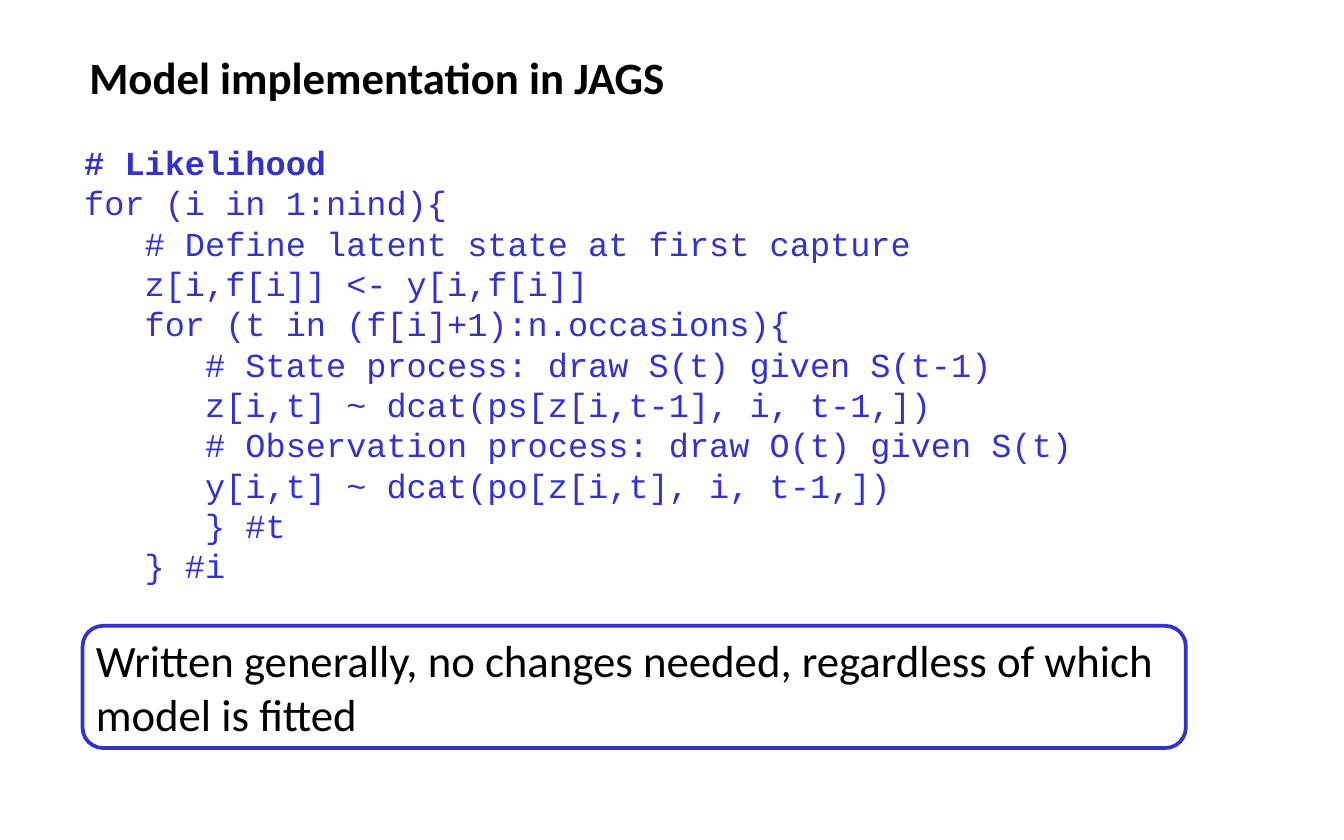
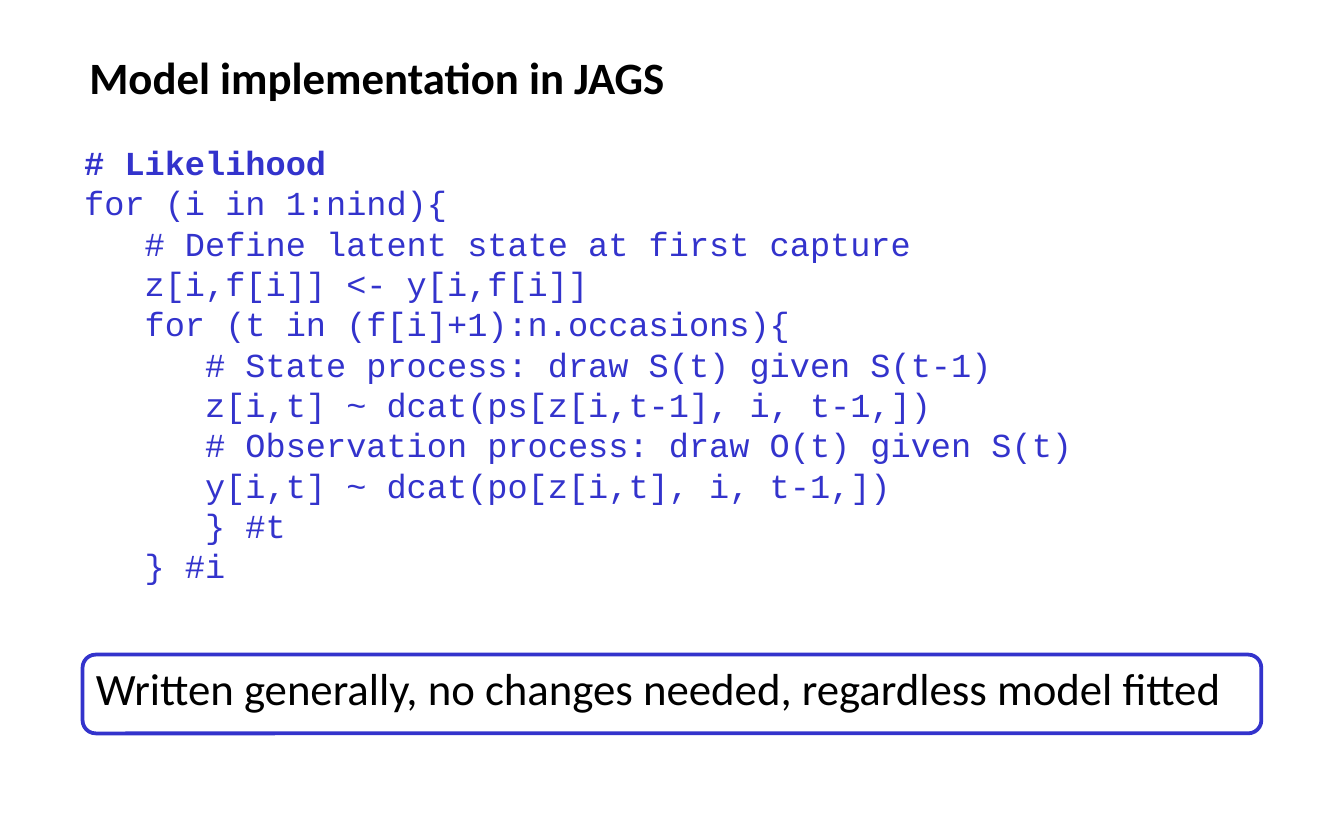
Before and after one commit to oliviergimenez/IPMworkshop, a slide deck: slide 16 of slides/multistatemodels_og.pptx. Drawn at 1344x840 pixels with LibreOffice and Linux fonts; fonts in the diff are those of the drawing. Boxes give left, top, right and bottom in pixels: in the first picture for what was removed or moved away, otherwise in the second. Text is boxed around its words. In the diff, an @@ line names an element or a change of style, - is before the commit and + after.

```diff
--- a/slides/multistatemodels_og.pptx
+++ b/slides/multistatemodels_og.pptx
@@ rounded rectangle: place and size @@
-rounded rectangle at [82, 626, 1185, 749]
+rounded rectangle at [82, 655, 1261, 734]
@@ text at [96, 674, 1220, 713]: text changed @@
-Written generally, no changes needed, regardless of which model is fitted
+Written generally, no changes needed, regardless model fitted
```
Also in this commit, not shown: 3 other slides changed, 4 other files.
